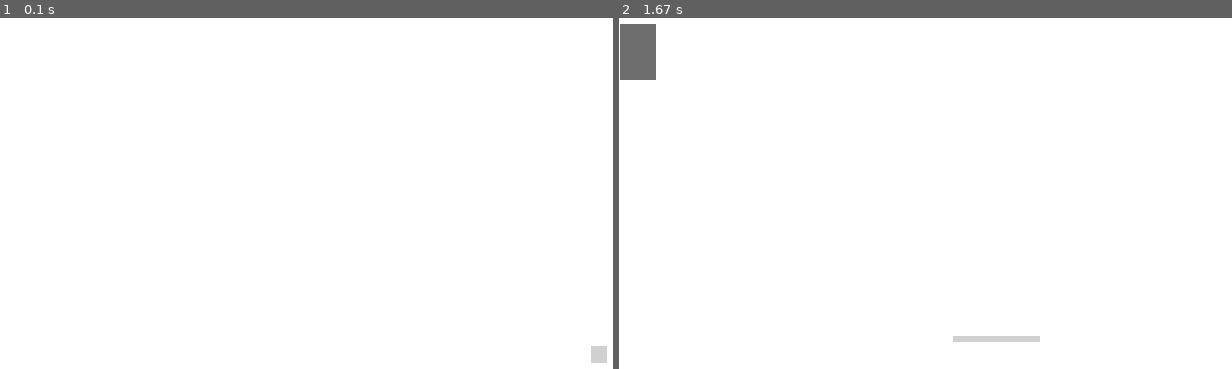
Above: before the commit, frames 1-2 (left to right).
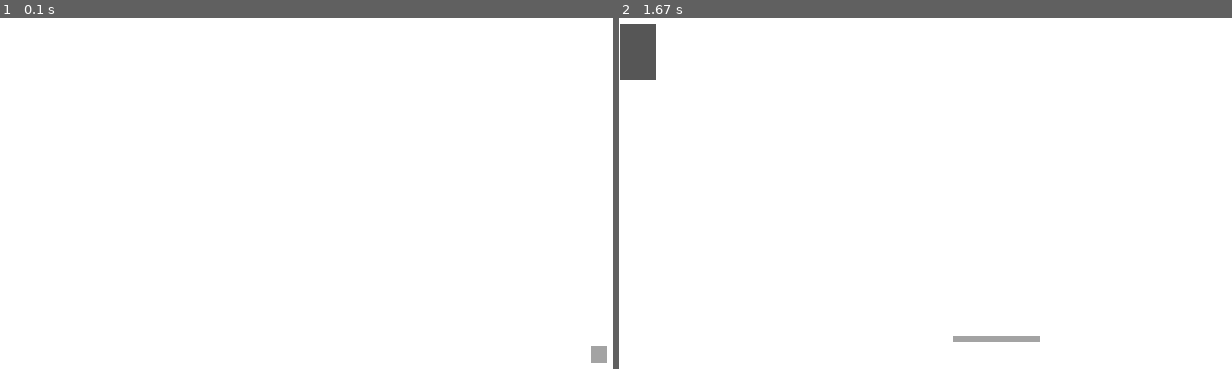
Above: after the commit, the same moments.

Repository: dreamerc/uimeter
Game: pygame game, started from trunk/trunk/src/stage2/testway1/run03.py
The game is run twice, just before and just after one commit, with the same random seed, the same clock (stepped at 60 frames per second) and the same inputs. The source is Python 2; it was converted automatically to run under Python 3.
Inputs (mouse positions are in pixels of both pictures, inside the frame that each line leads up to):
- Up to frame 1 (0.1 s): no input
- Up to frame 2 (1.67 s): click (1219, 354) at 0.38 s

The runs differ from the first frame. In frame 1, 0.1% of the frame differs, in the area x 96-100%, y 93-99%; in frame 2, 0.2%, in the area x 54-69%, y 90-93%.

Commit message:
link update & color reset

Diff:
--- a/trunk/trunk/src/stage2/pygame/run.py
+++ b/trunk/trunk/src/stage2/pygame/run.py
@@ -84,8 +84,8 @@
 
 # 顯示線段
     show_lines = 0
-    lines_move = [(0,0)]
-    lines_press = [(0,0)]
+    lines_move = []
+    lines_press = []
 
     begin_time = time.time()
 
@@ -209,8 +209,8 @@
         lines_move.append(mouse_pos)
 
         if show_lines == 1:
-            pygame.draw.lines(screen, (255,0,0), 0, lines_move)
             try:
+                pygame.draw.lines(screen, (255,0,0), 0, lines_move)
                 pygame.draw.lines(screen, (0,255,0), 0, lines_press)
             except:
                 pass
--- a/trunk/trunk/src/stage2/testway1/link.py
+++ b/trunk/trunk/src/stage2/testway1/link.py
@@ -4,24 +4,24 @@
 #License: GNU General Public License v2
 #Author: Shan-Bin Chen <dreamerwolf.tw@gmail.com>
 
-print "按 ESC 可退出"
+print "按 ESC 可退出, 更換畫面期間會暫停"
 import time
-time.sleep(5)
+time.sleep(3)
 
 import colorrun01
 colorrun01.main()
 
-time.sleep(5)
+time.sleep(3)
 
 import colorrun02
 colorrun02.main()
 
-time.sleep(5)
+time.sleep(3)
 
 import colorrun03
 colorrun03.main()
 
-time.sleep(20)
+time.sleep(3)
 
 print "測試點圖形"
 import run03
--- a/trunk/trunk/src/stage2/testway1/run03.py
+++ b/trunk/trunk/src/stage2/testway1/run03.py
@@ -106,7 +106,7 @@
                 for i in range(counter):
                     rect.append((random.randint(0,600), random.randint(0,380), random.randint(5,100), random.randint(5,100) ))
                     rect_hit.append(0)
-                    a = random.randint(0,255)
+                    a = random.randint(0,200)
                     rect_color.append((a,a,a))
             else:
                 circle = []
@@ -116,7 +116,7 @@
                     circle.append((random.randint(50,600), random.randint(50,380)))
                     circle_rad.append(random.randint(5,50))
                     circle_hit.append(0)
-                    a = random.randint(0,255)
+                    a = random.randint(0,200)
                     circle_color.append((a,a,a))
             mark = 1
 
